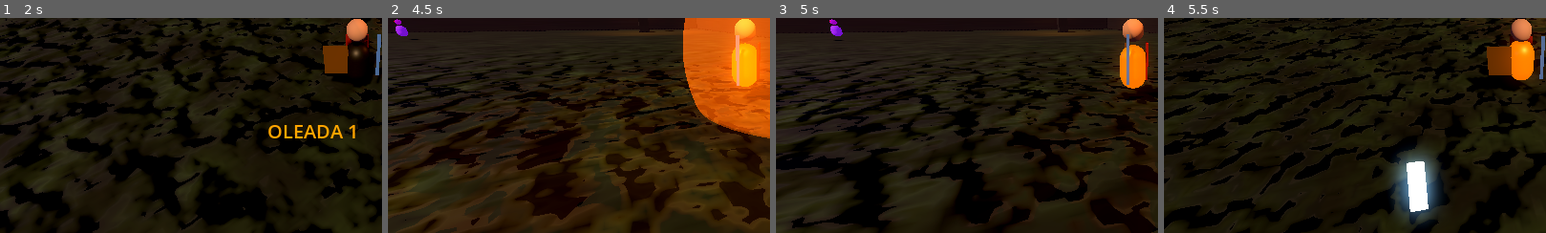
Above: before the commit, frames 1-4 (left to right).
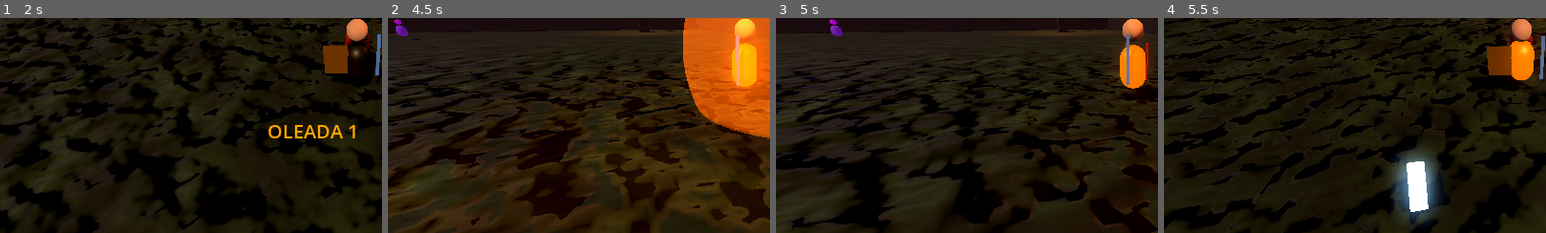
Above: after the commit, the same moments.

Repository: maicolrtu531-lab/michael
Game: Godot game, scene res://scenes/world/main.tscn
Two runs of this game, one before a commit and one after it. Both use one fixed random seed, a clock stepped at 60 frames per second and the inputs below.
Inputs (mouse positions are % of the whole screen's width and height, from its top left):
- Up to frame 1 (2 s): tap Enter (ui_accept) at 0.5, 0.77, 1.52 s; move the mouse to (72, 45) at 0.52 s; hold D (move_right) 0.53-1.28 s; right-click (72, 45) at 0.6 s; move the mouse to (30, 55) at 1.27 s; hold S (move_backward) from 1.28 s (still down); click (30, 55) at 1.35 s
- Up to frame 2 (4.5 s): move the mouse to (60, 28) at 2.02 s; release S (move_backward) at 2.03 s; hold D (move_right) 2.03-2.78 s; tap R (blizzard) at 2.1 s; move the mouse to (45, 70) at 2.77 s; hold W (move_forward) 2.78-3.53 s; tap Space (dodge) at 2.85 s; tap Enter (ui_accept) at 3.02, 3.77 s; move the mouse to (80, 65) at 3.52 s; hold T (lock_target) 3.53-4.28 s; hold A (move_left) from 3.53 s (still down); move the mouse to (20, 35) at 4.27 s; tap Q (spartan_rage) at 4.35 s
- Up to frame 3 (5 s): keep holding A (move_left); tap Enter (ui_accept) at 4.52 s
- Up to frame 4 (5.5 s): move the mouse to (55, 50) at 5.02 s; release A (move_left) at 5.03 s; hold S (move_backward) from 5.03 s (still down); tap E (use_ability) at 5.1 s
The pictures show only the part of the screen within x 3-53%, y 24-74%; the shares and areas given below are measured in that part.

Frame 1 is identical in both runs. In frame 2, 0.1% of the frame differs, in the area x 2-7%, y 3-11%; in frame 3, 0.1%, in the area x 14-18%, y 3-11%; in frame 4, nothing differs.

Commit message:
fix: replace modulate tween with albedo_color:a on MeshInstance3D death animation
MeshInstance3D has no modulate property in Godot 4 (2D only).
Enable TRANSPARENCY_ALPHA then tween albedo_color:a to 0 instead.

https://claude.ai/code/session_01CDaE9m9Lsx9UGeZP5a464X

Diff:
--- a/godot-wrath/scripts/enemies/enemy_base.gd
+++ b/godot-wrath/scripts/enemies/enemy_base.gd
@@ -216,9 +216,13 @@
 	state   = State.DEAD
 	velocity = Vector3.ZERO
 	if mesh:
+		var mat = mesh.get_surface_override_material(0)
+		if mat:
+			mat.transparency = BaseMaterial3D.TRANSPARENCY_ALPHA
 		var t = create_tween()
 		t.tween_property(mesh, "scale", Vector3(1.3, 0.1, 1.3), 0.5)
-		t.tween_property(mesh, "modulate", Color(1, 1, 1, 0), 0.3)
+		if mat:
+			t.tween_property(mat, "albedo_color:a", 0.0, 0.3)
 	if name_label:  name_label.visible  = false
 	if hp_bar_bg:   hp_bar_bg.visible   = false
 	if hp_bar_fg:   hp_bar_fg.visible   = false
